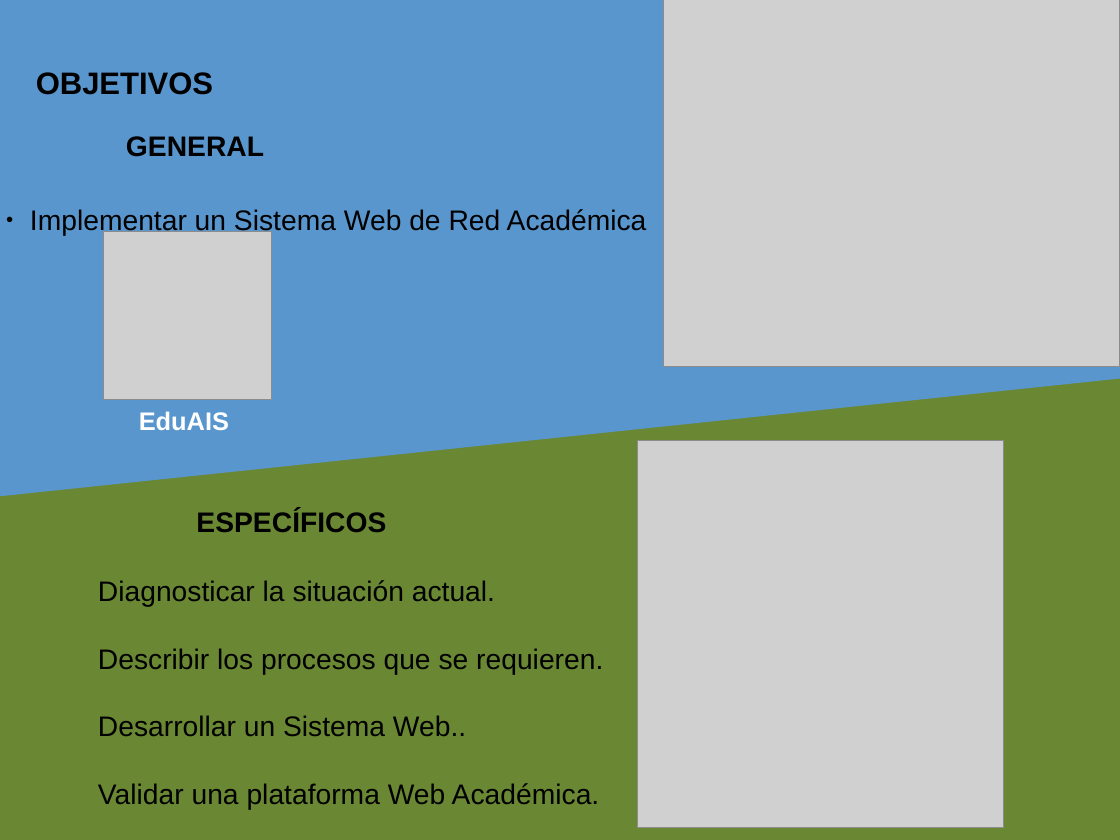
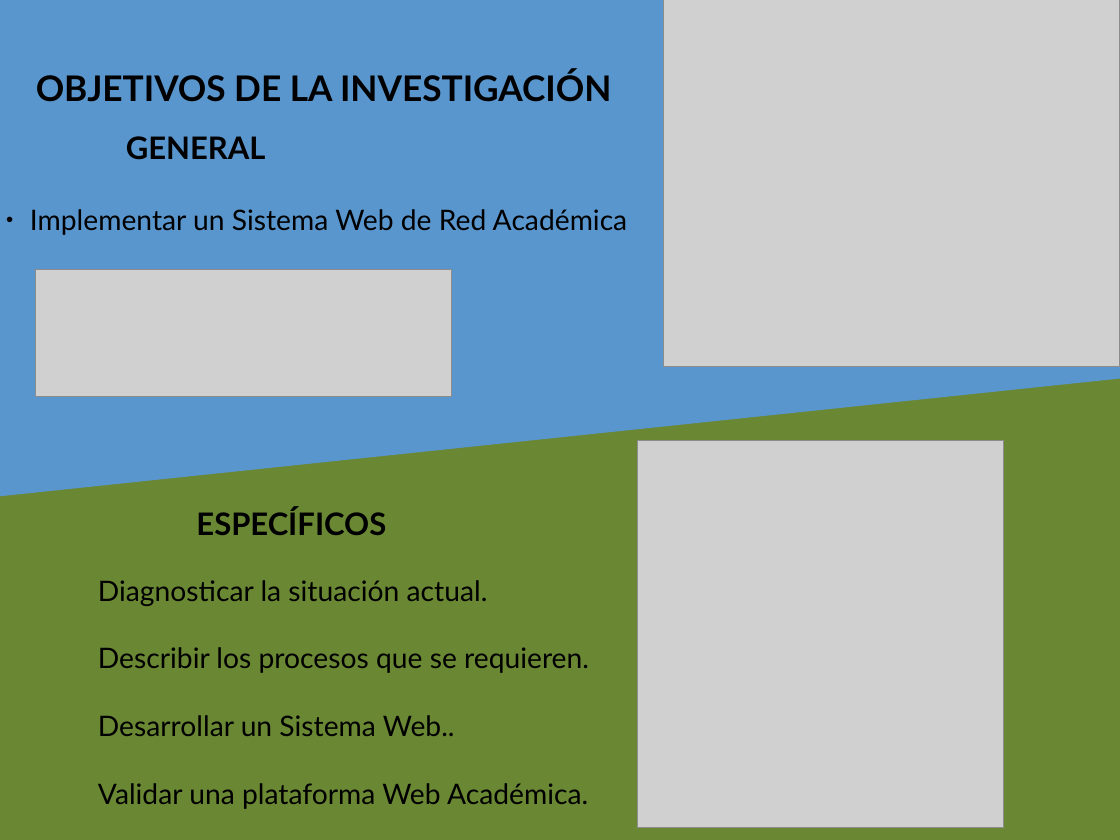
Before and after one commit to heric1812/eduais-proyecto-investigacion, a slide deck: slide 3 of diapositivas/PGrado2_Presentación.odp. Drawn at 1120x840 pixels with LibreOffice and Linux fonts; fonts in the diff are those of the drawing; grey boxes stand for pictures. Boxes give left, top, right and bottom in pixels: in the first picture for what was removed or moved away, otherwise in the second. Text is boxed around its words. In the diff, an @@ line names an element or a change of style, - is before the commit and + after.

```diff
--- a/diapositivas/PGrado2_Presentación.odp
+++ b/diapositivas/PGrado2_Presentación.odp
@@ text removed at [36,72,213,95] @@
-OBJETIVOS
@@ text added at [36,71,612,102], 25 pt, text #000000, bold @@
+OBJETIVOS DE LA INVESTIGACIÓN
@@ text "GENERAL" at [126,136,266,160]: size 20 to 22 pt, font Arial to Lato @@
@@ text "Implementar un Sistema Web de ..." at [30,209,628,235]: font Arial to Lato @@
@@ picture: place and size @@
-picture at [104,232,271,399]
+picture at [36,269,452,396]
@@ text removed at [139,411,229,430] @@
-EduAIS
@@ text "ESPECÍFICOS" at [196,508,386,535]: size 20 to 22 pt, font Arial to Lato @@
@@ text "Diagnosticar la situación actual." at [98,580,589,809]: font Arial to Lato @@
```
Also in this commit, not shown: 8 other slides changed, 7 slides added, 38 other files.
